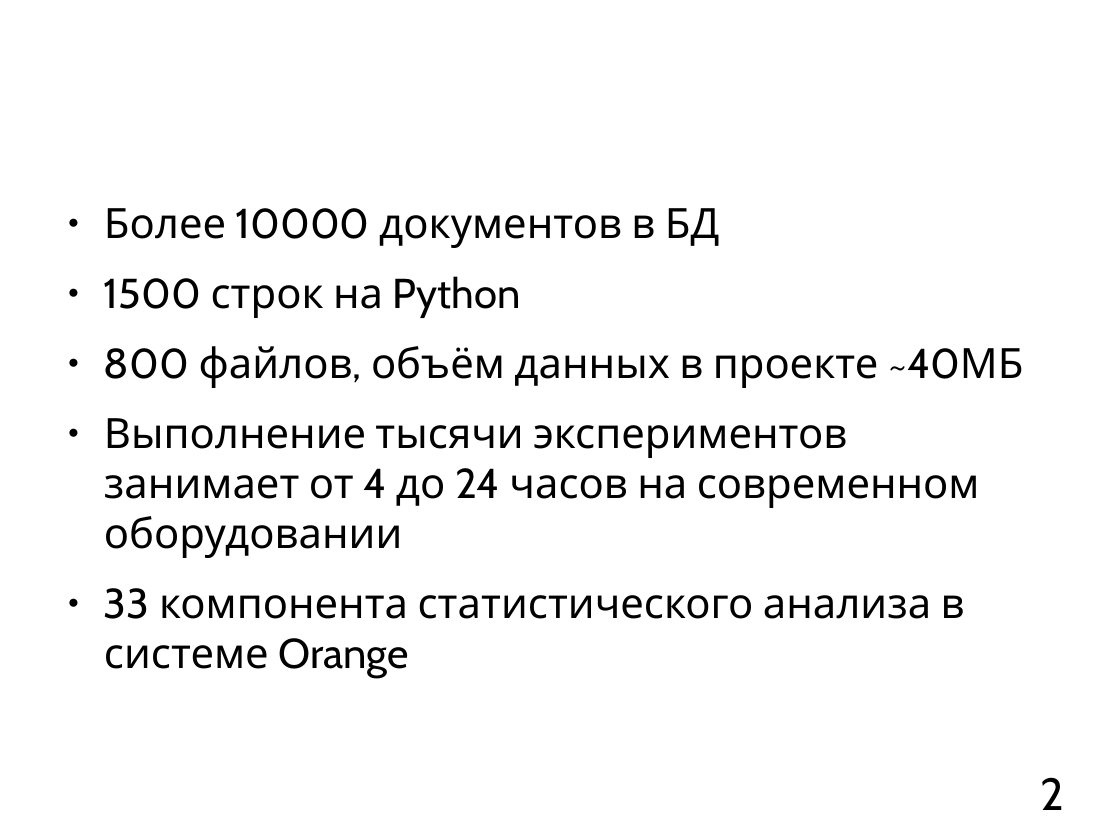
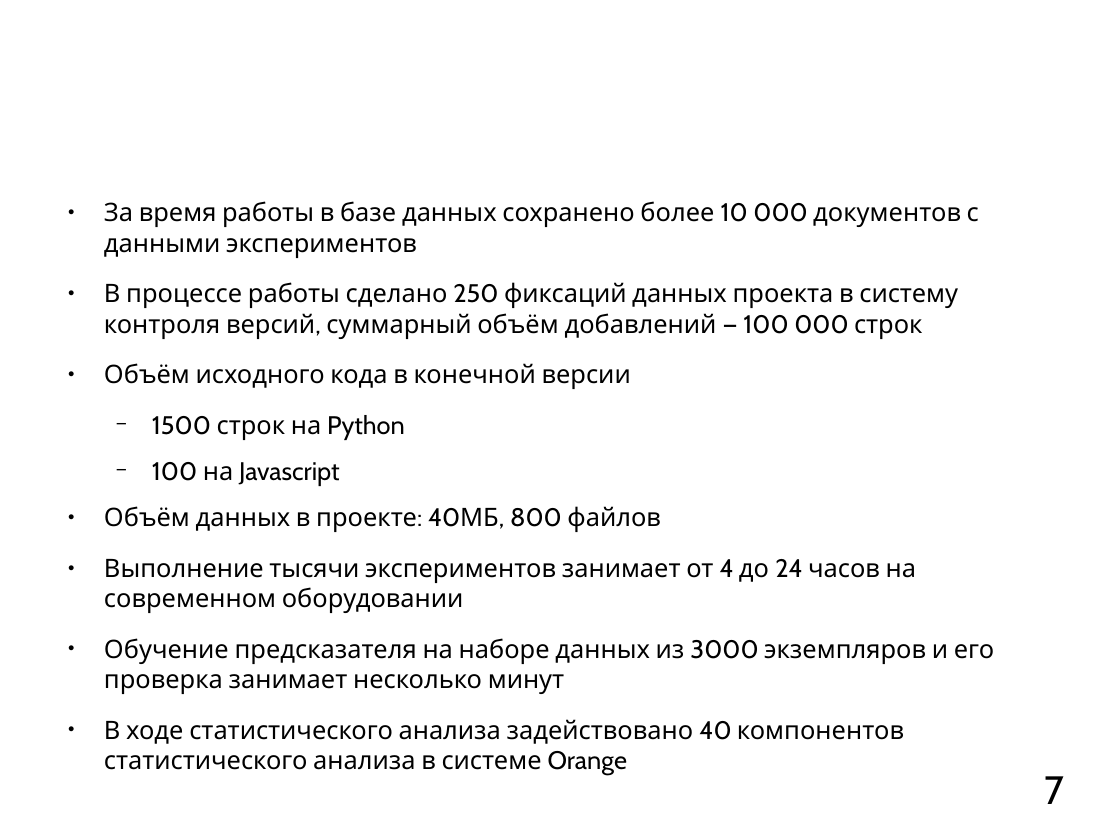
Before and after one commit to mkpankov/adaptor, a slide deck: slide 7 of diploma/defense/brochure.odp (slide 2 before the commit). Drawn at 1120x840 pixels with LibreOffice and Linux fonts; fonts in the diff are those of the drawing; background and template pictures are left out. Boxes give left, top, right and bottom in pixels: in the first picture for what was removed or moved away, otherwise in the second. Text is boxed around its words. In the diff, an @@ line names an element or a change of style, - is before the commit and + after.

```diff
--- a/diploma/defense/brochure.odp
+++ b/diploma/defense/brochure.odp
@@ text at (104, 201, 979, 389): text changed; size 29.6 to 18 pt @@
-● Более 10000 документов в БД
+● За время работы в базе данных сохранено более 10 000 документов с данными экспериментов
+● В процессе работы сделано 250 фиксаций данных проекта в систему контроля версий, суммарный объём добавлений — 100 000 строк
+● Объём исходного кода в конечной версии
@@ text at (104, 415, 916, 613): size 29.6 to 18 pt in "1500 строк на Python", "Выполнение тысячи экспериментов занимает от 4 до ..."; bullet ● to −; list level 1 to 2 in "1500 строк на Python" @@
@@ text at (104, 462, 661, 532): text changed; size 29.6 to 18 pt @@
-● 800 файлов, объём данных в проекте ~40МБ
+  − 100 на Javascript
+● Объём данных в проекте: 40МБ, 800 файлов
@@ title at (316, 512, 417, 532): text changed @@
-Числа
+Общие сведения о проекте
@@ text at (104, 638, 994, 744): text changed; size 29.6 to 18 pt @@
-● 33 компонента статистического анализа в системе Orange
+● Обучение предсказателя на наборе данных из 3000 экземпляров и его проверка занимает несколько минут
+● В ходе статистического анализа задействовано 40 компонентов статистического анализа в системе Orange
@@ page number at (1044, 776, 1064, 804): text changed; size 32 to 28 pt @@
-2
+7
```
Also in this commit, not shown: 10 other slides changed, 1 slide added, 6 slides removed.
